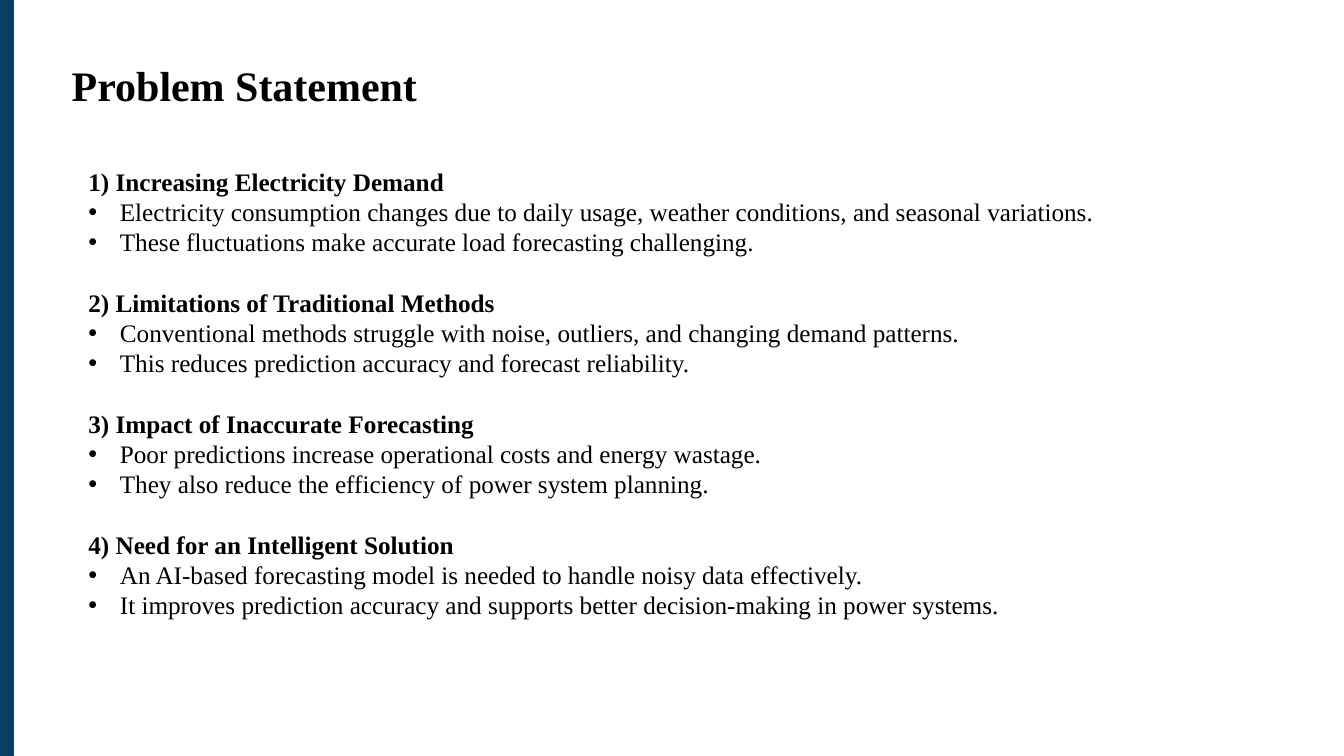
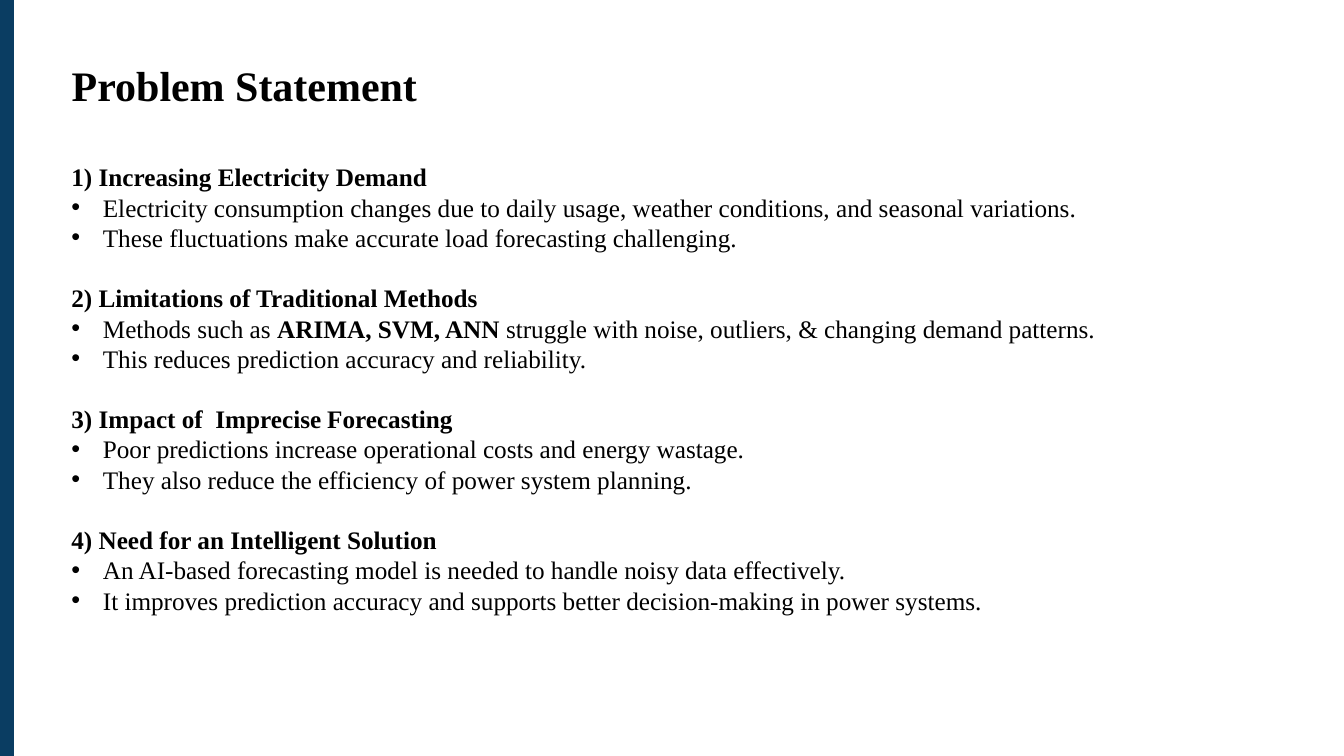
Before and after one commit to Soumit2k05/MP-1-7th-Sem-Soumit-Subhasish-Roshan-Rajaram, a slide deck: slide 3 of ppts/Advanced_Electric_Load_Demand_Forecasting_Using_AI 3 (1).pptx. Drawn at 1344x756 pixels with LibreOffice and Linux fonts; fonts in the diff are those of the drawing. Boxes give left, top, right and bottom in pixels: in the first picture for what was removed or moved away, otherwise in the second. Text is boxed around its words. In the diff, an @@ line names an element or a change of style, - is before the commit and + after.

```diff
--- a/ppts/Advanced_Electric_Load_Demand_Forecasting_Using_AI 3 (1).pptx
+++ b/ppts/Advanced_Electric_Load_Demand_Forecasting_Using_AI 3 (1).pptx
@@ text "1) Increasing Electricity Demand": place and size @@
-text "1) Increasing Electricity Demand" at [88, 173, 1093, 620]
+text "1) Increasing Electricity Demand" at [71, 168, 1095, 616]
@@ text at [71, 320, 1095, 434]: text changed @@
-• Conventional methods struggle with noise, outliers, and changing demand patterns.
-• This reduces prediction accuracy and forecast reliability.
-3) Impact of Inaccurate Forecasting
+• Methods such as ARIMA, SVM, ANN struggle with noise, outliers, & changing demand patterns.
+• This reduces prediction accuracy and reliability.
+3) Impact of Imprecise Forecasting
```
Also in this commit, not shown: 4 other slides changed.
